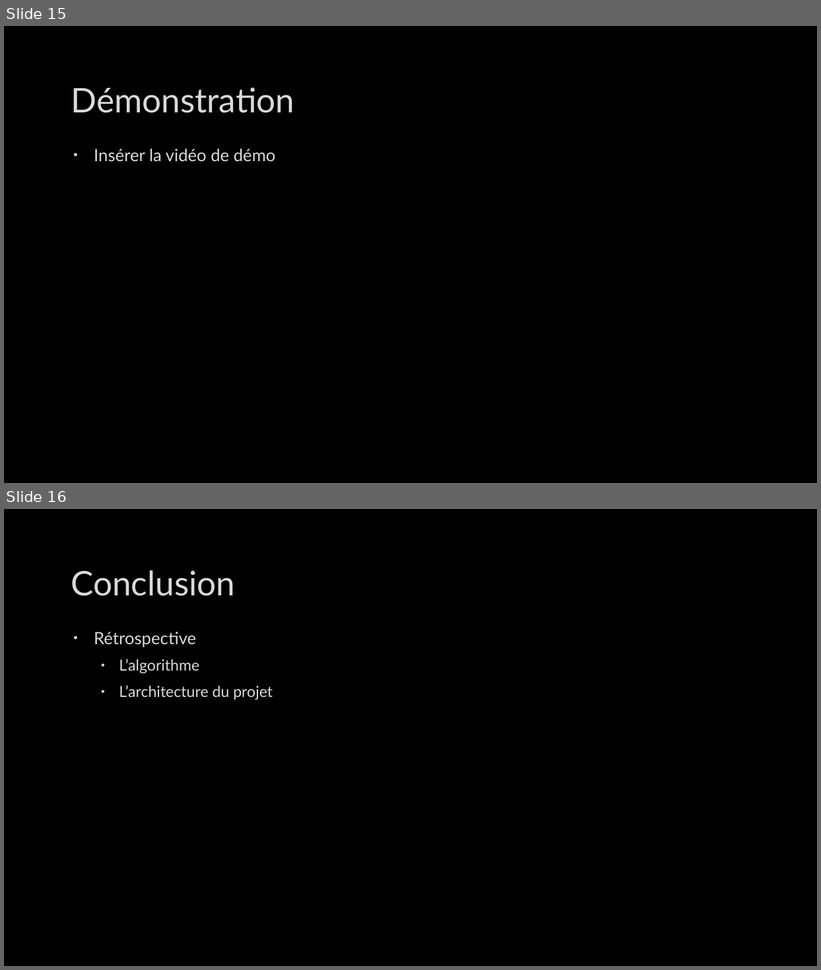
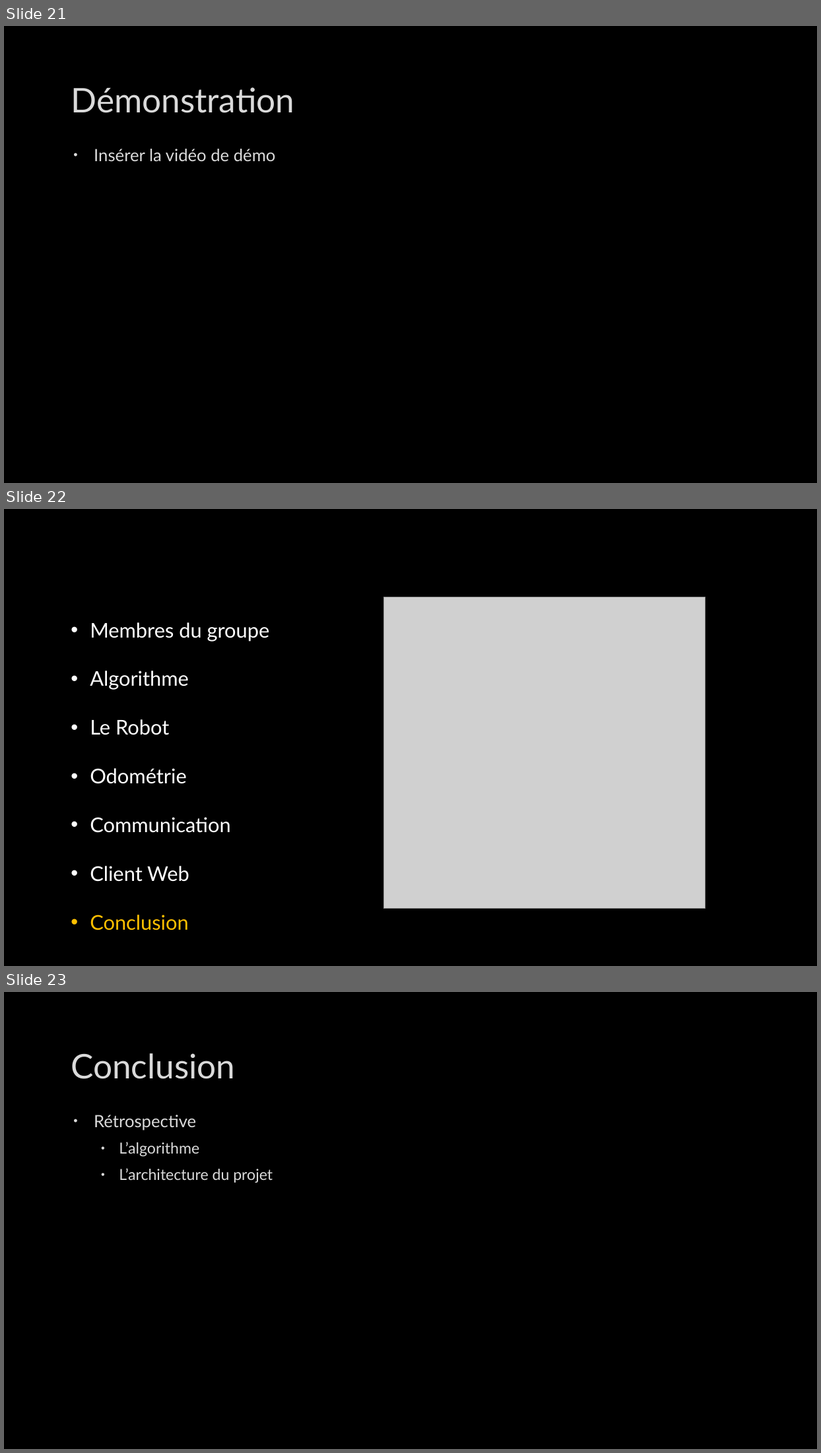
Before and after one commit to CyrilPy/BadMonkey, a slide deck: Gestion projet/Projet intégration robotique – IMERIR.pptx. Shown one above the other, each under a label of ours: slides 15 and 16 before the commit, slides 21, 22 and 23 after it. The pictures are 821x970 and 821x1453 pixels, drawn with LibreOffice and Linux fonts; fonts in the diff are those of the drawing; grey boxes stand for pictures; background and template pictures are left out. Boxes give left, top, right and bottom in pixels: in the first picture for what was removed or moved away, otherwise in the second. Text is boxed around its words. In the diff, an @@ line names an element or a change of style, - is before the commit and + after.

```diff
--- a/Gestion projet/Projet intégration robotique – IMERIR.pptx
+++ b/Gestion projet/Projet intégration robotique – IMERIR.pptx
@@ slide 22 added at (x1=4, y1=509, x2=817, y2=966), background picture (left out) @@
@@ picture added at (x1=384, y1=597, x2=706, y2=908) @@
@@ text added at (x1=90, y1=623, x2=270, y2=931), 24 pt, text #FFFFFF @@
+• Membres du groupe
+• Algorithme
+• Le Robot
+• Odométrie
+• Communication
+• Client Web
+• Conclusion
@@ what was slide 15 is now slide 21 @@
@@ what was slide 16 is now slide 23 @@
```
Also in this commit, not shown: 3 slides changed, 7 other slides added, 1 slide removed, 2 other files.
